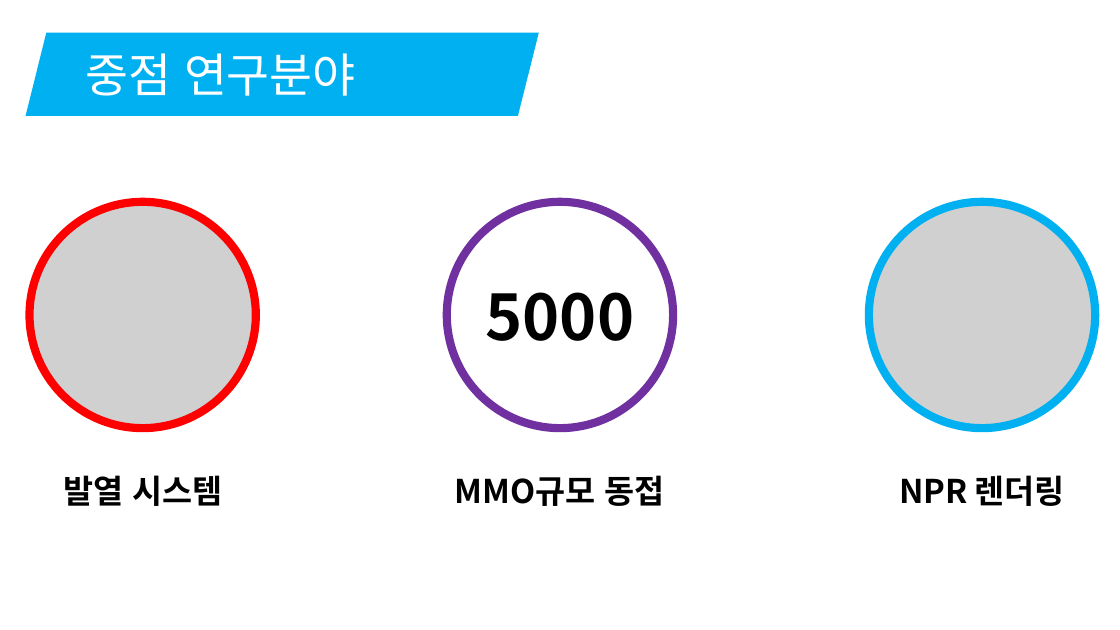
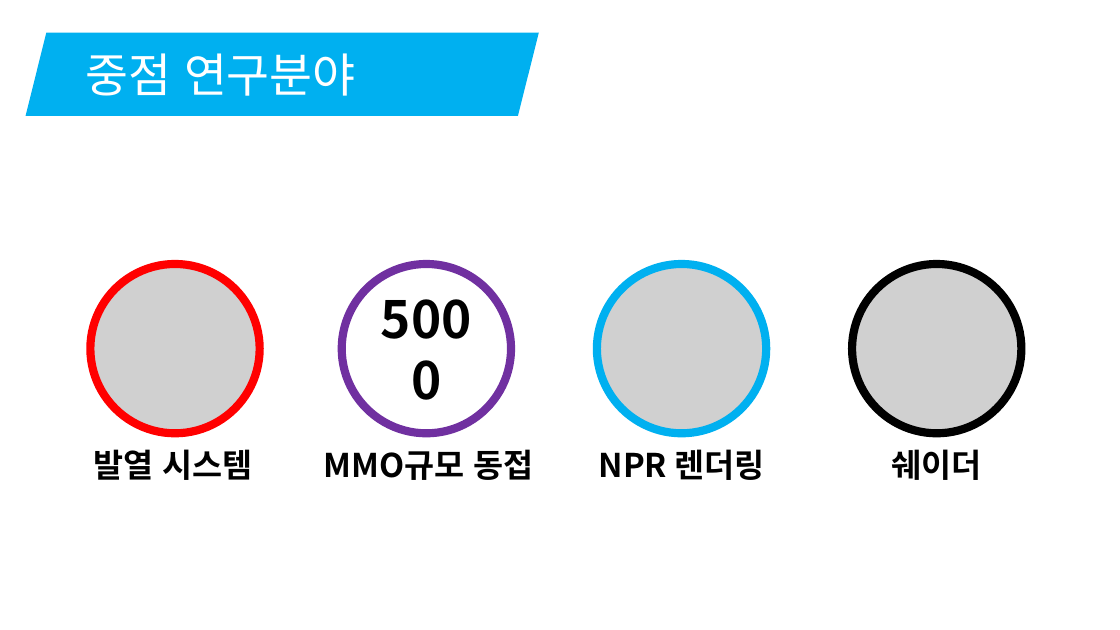
Before and after one commit to korleinster/gamebusdriver, a slide deck: slide 6 of documents/노루막이_김형준_신창섭_홍승필_허지훈.pptx. Drawn at 1120x630 pixels with LibreOffice and Linux fonts; fonts in the diff are those of the drawing; grey boxes stand for pictures; background and template pictures are left out. Boxes give left, top, right and bottom in pixels: in the first picture for what was removed or moved away, otherwise in the second. Text is boxed around its words. In the diff, an @@ line names an element or a change of style, - is before the commit and + after.

Commit message:
[신창섭]제안서 수정
1. 셰이더 관련 내용 추가

```diff
--- a/documents/노루막이_김형준_신창섭_홍승필_허지훈.pptx
+++ b/documents/노루막이_김형준_신창섭_홍승필_허지훈.pptx
@@ ellipse resized from (x1=28, y1=202, x2=254, y2=428) to (x1=88, y1=264, x2=258, y2=434) @@
@@ picture resized from (x1=29, y1=202, x2=255, y2=428) to (x1=91, y1=264, x2=260, y2=434) @@
@@ ellipse resized from (x1=29, y1=202, x2=255, y2=428) to (x1=91, y1=264, x2=260, y2=434) @@
@@ ellipse "5000" resized from (x1=447, y1=202, x2=673, y2=428) to (x1=342, y1=264, x2=512, y2=434) @@
@@ ellipse "5000" at (x1=342, y1=264, x2=512, y2=434): size 54 to 44 pt @@
@@ ellipse resized from (x1=447, y1=202, x2=673, y2=428) to (x1=342, y1=264, x2=512, y2=434) @@
@@ picture resized from (x1=869, y1=202, x2=1095, y2=428) to (x1=597, y1=264, x2=767, y2=434) @@
@@ ellipse resized from (x1=869, y1=202, x2=1095, y2=428) to (x1=597, y1=264, x2=767, y2=434) @@
@@ picture added at (x1=852, y1=264, x2=1022, y2=434) @@
@@ ellipse added at (x1=852, y1=264, x2=1022, y2=434), outline #000000 2 pt @@
@@ text "발열 시스템" moved from (x1=63, y1=475, x2=222, y2=506) to (x1=93, y1=449, x2=253, y2=480) @@
@@ text "MMO규모 동접" moved from (x1=455, y1=475, x2=665, y2=506) to (x1=323, y1=449, x2=533, y2=480) @@
@@ text added at (x1=599, y1=449, x2=765, y2=480), 28 pt, text #000000, bold @@
+NPR 렌더링
@@ text at (x1=892, y1=449, x2=982, y2=480): text changed @@
-NPR 렌더링
+쉐이더
```
Also in this commit, not shown: 3 other slides changed, 1 slide added.
